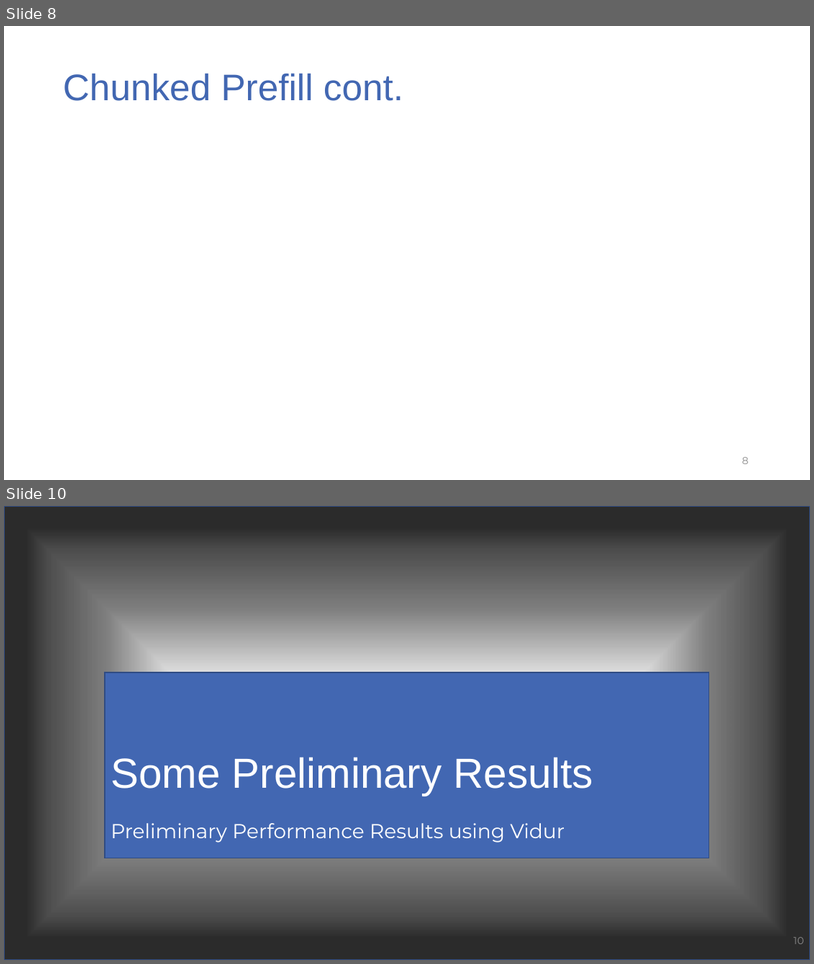
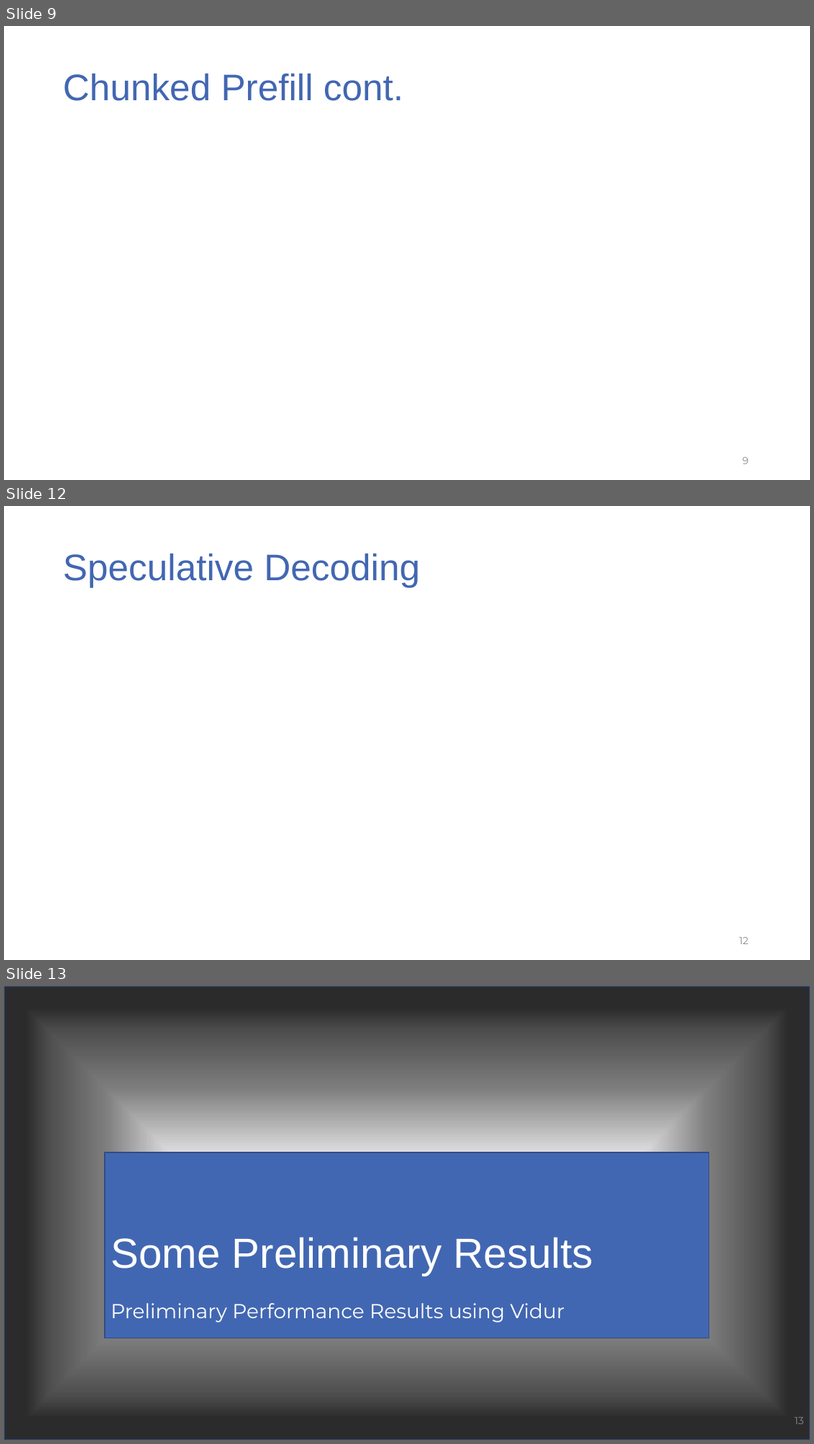
Before and after one commit to Franco-Galante/vidur-wip, a slide deck: lessons_learned_on_LLM_inference.pptx. Shown one above the other, each under a label of ours: slides 8 and 10 before the commit, slides 9, 12 and 13 after it; the slides between them are not shown. The pictures are 814x964 and 814x1444 pixels, drawn with LibreOffice and Linux fonts; fonts in the diff are those of the drawing; grey boxes stand for pictures; background and template pictures are left out; a plain dark background stands for a picture behind light text. Boxes give left, top, right and bottom in pixels: in the first picture for what was removed or moved away, otherwise in the second. Text is boxed around its words. In the diff, an @@ line names an element or a change of style, - is before the commit and + after.

```diff
--- a/lessons_learned_on_LLM_inference.pptx
+++ b/lessons_learned_on_LLM_inference.pptx
@@ slide 12 added at [4, 506, 810, 960], background #FFFFFF @@
@@ title added at [63, 554, 420, 587], 44 pt, text #4267B2 @@
+Speculative Decoding
@@ page number added at [740, 937, 749, 944], 12 pt, text #8C8C8C @@
+12
@@ what was slide 8 is now slide 9 @@
@@ page number at [743, 457, 749, 464]: text changed @@
-8
+9
@@ what was slide 10 is now slide 13 @@
@@ page number at [795, 1417, 805, 1424]: text changed @@
-10
+13
```
Also in this commit, not shown: 1 slide changed, 3 other slides added, 1 slide removed, 4 other files.
